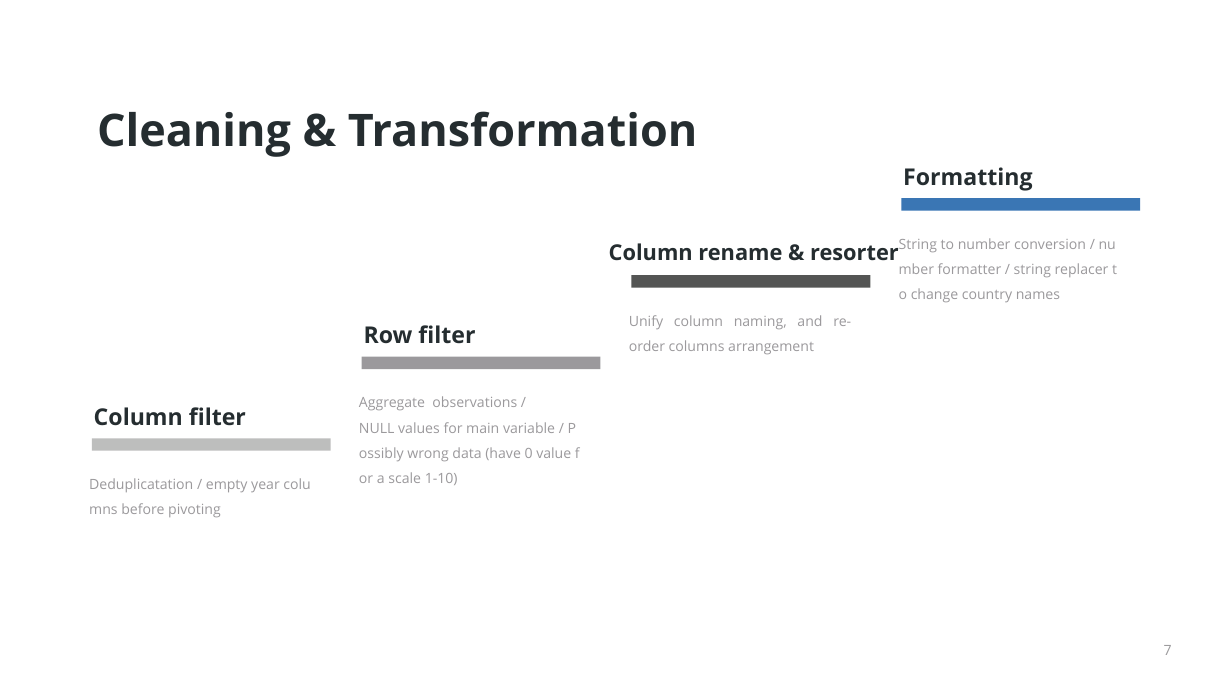
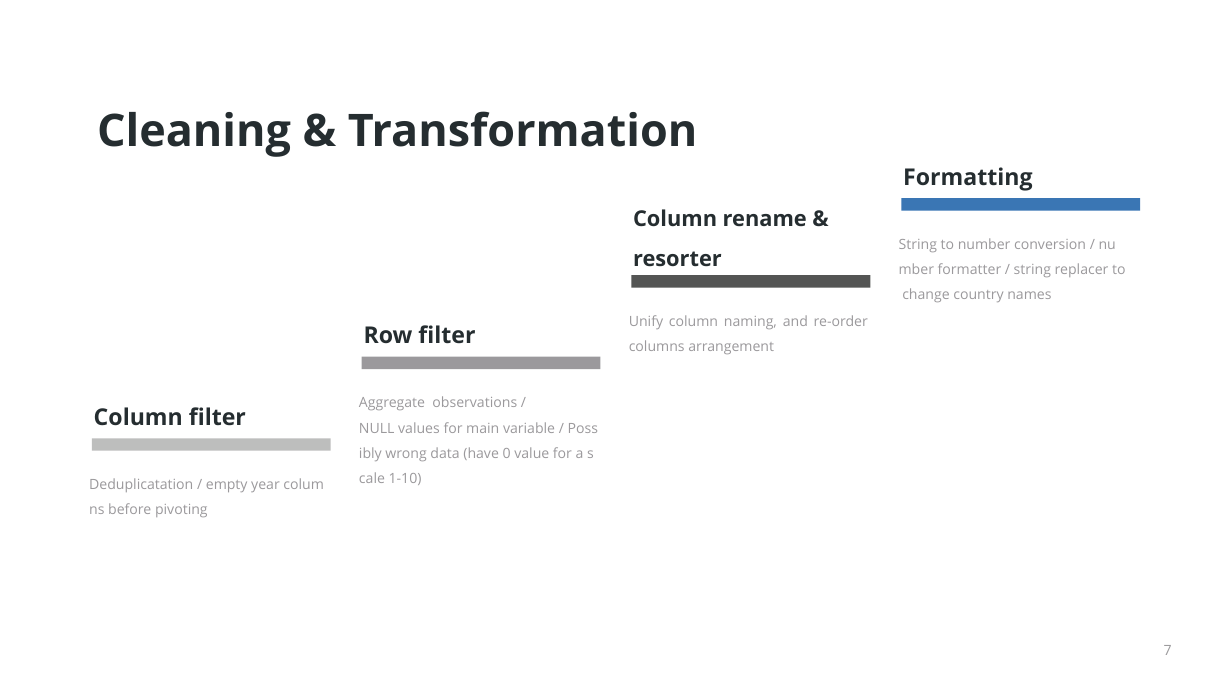
Before and after one commit to hushva/Term_DE2, a slide deck: slide 7 of DE2_presentation.pptx. Drawn at 1232x693 pixels with LibreOffice and Linux fonts; fonts in the diff are those of the drawing. Boxes give left, top, right and bottom in pixels: in the first picture for what was removed or moved away, otherwise in the second. Text is boxed around its words. In the diff, an @@ line names an element or a change of style, - is before the commit and + after.

```diff
--- a/DE2_presentation.pptx
+++ b/DE2_presentation.pptx
@@ text "Column rename & resorter" rewrapped from <box>609,243,899,261</box> to <box>633,209,807,267</box> @@
@@ text "String to number conversion / ..." rewrapped from <box>899,238,1109,302</box> to <box>899,238,1126,302</box> @@
@@ text "Unify column naming, and re-order ..." rewrapped from <box>629,315,851,354</box> to <box>629,315,868,354</box> @@
@@ text "Aggregate observations / NULL values ..." rewrapped from <box>359,396,571,485</box> to <box>359,396,584,485</box> @@
```
Also in this commit, not shown: 1 other slide changed.
